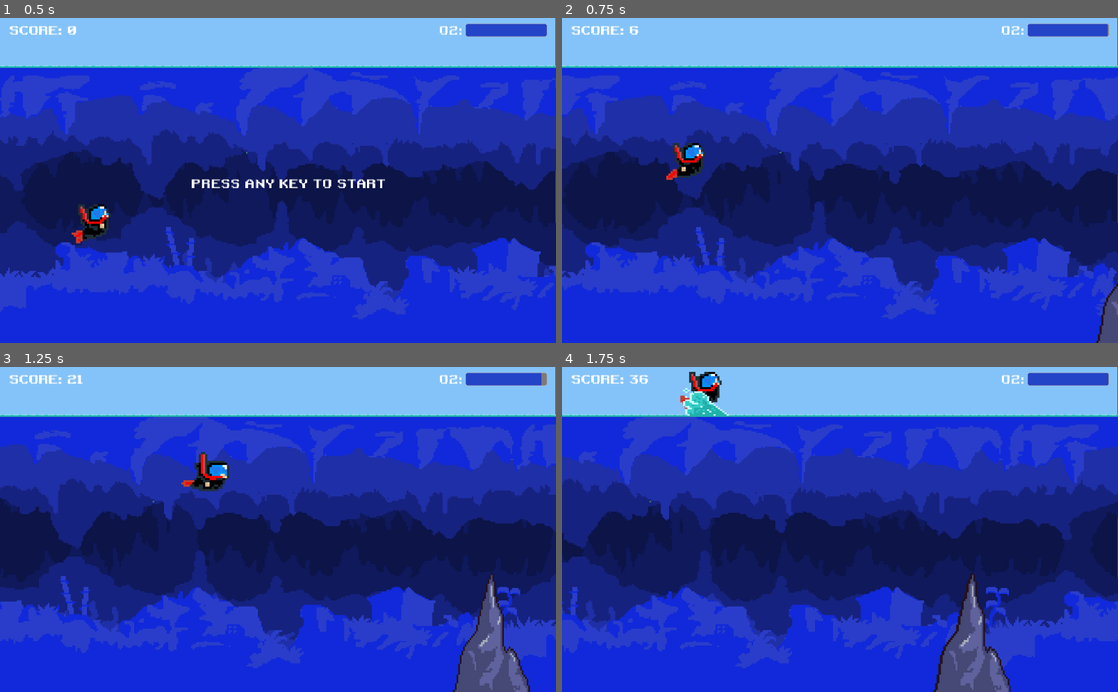
Above: before the commit, frames 1-4 (two rows, left to right).
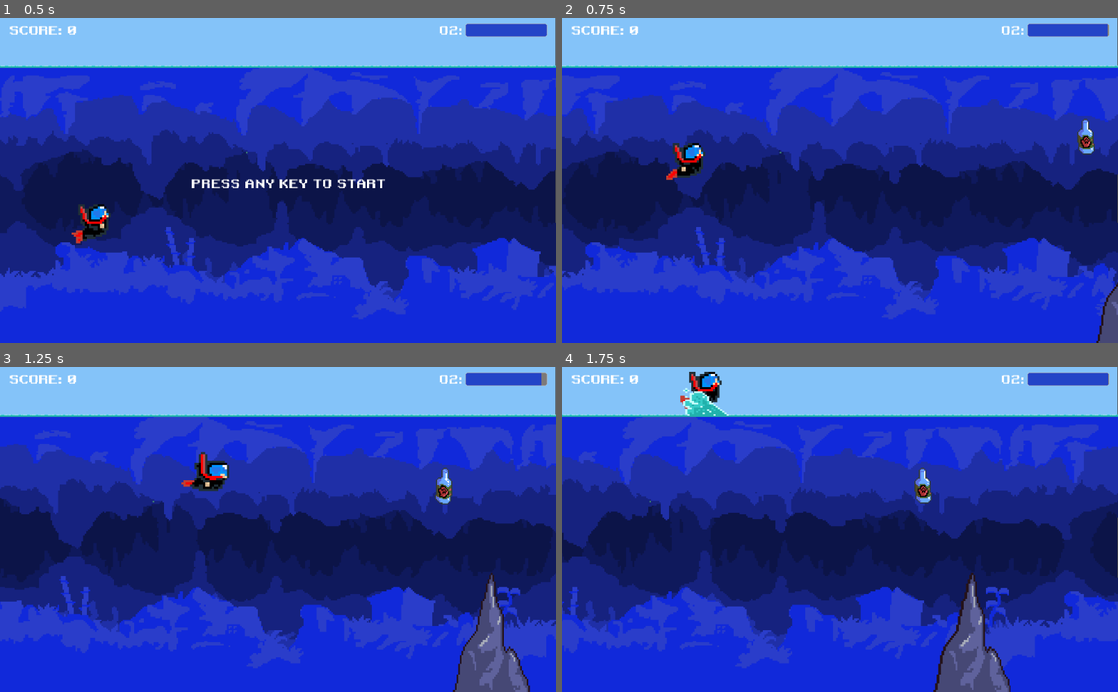
Above: after the commit, the same moments.

Repository: Mikael-Ronnberg/SB-Run
Game: Godot game, scene res://scenes/Main.tscn
Two runs of this game, one before a commit and one after it. Both use one fixed random seed, a clock stepped at 60 frames per second and the inputs below.
Inputs:
- Up to frame 1 (0.5 s): no input
- Up to frame 2 (0.75 s): tap Enter (ui_accept) at 0.5 s; hold Right (ui_right) from 0.53 s (still down); hold Enter (ui_accept) from 0.53 s (still down)
- Up to frame 3 (1.25 s): keep holding Right (ui_right); keep holding Enter (ui_accept)
- Up to frame 4 (1.75 s): release Right (ui_right) at 1.28 s; release Enter (ui_accept) at 1.28 s; hold Left (ui_left) from 1.28 s (still down); tap Enter (ui_accept) at 1.35, 1.52 s

Frame 1 is identical in both runs. In frame 2, 0.3% of the frame differs, in the area x 12-96%, y 2-43%; in frame 3, 0.3%; in frame 4, 0.3%, in the area x 12-67%, y 2-43%.

Commit message:
Fixed oxygen to game_over when 0

Diff:
--- /dev/null
+++ b/scenes/Can.tscn
@@ -0,0 +1,34 @@
+[gd_scene load_steps=6 format=2]
+
+[ext_resource path="res://assets/obstacles/can.png" type="Texture" id=1]
+
+[sub_resource type="AtlasTexture" id=1]
+atlas = ExtResource( 1 )
+region = Rect2( 0, 0, 25, 23 )
+
+[sub_resource type="AtlasTexture" id=2]
+atlas = ExtResource( 1 )
+region = Rect2( 25, 0, 25, 23 )
+
+[sub_resource type="AtlasTexture" id=3]
+atlas = ExtResource( 1 )
+region = Rect2( 50, 0, 25, 23 )
+
+[sub_resource type="SpriteFrames" id=4]
+animations = [ {
+"frames": [ SubResource( 1 ), SubResource( 2 ), SubResource( 3 ) ],
+"loop": true,
+"name": "default",
+"speed": 3.0
+} ]
+
+[node name="Area2D" type="Area2D"]
+scale = Vector2( 1.5, 1.5 )
+
+[node name="CollisionPolygon2D" type="CollisionPolygon2D" parent="."]
+polygon = PoolVector2Array( -11, -3, 1, 9, 6, 9, 10, 6, 10, 2, -2, -11, -8, -10, -11, -4 )
+
+[node name="AnimatedSprite" type="AnimatedSprite" parent="."]
+frames = SubResource( 4 )
+frame = 2
+playing = true
--- a/scenes/WaterLilly.tscn
+++ b/scenes/WaterLilly.tscn
@@ -32,60 +32,68 @@
 position = Vector2( 16, 0 )
 scale = Vector2( 3, 4 )
 frames = SubResource( 4 )
-frame = 2
+frame = 1
 playing = true
 
 [node name="AnimatedSprite7" type="AnimatedSprite" parent="."]
 position = Vector2( 152, 0 )
 scale = Vector2( 3, 4 )
 frames = SubResource( 4 )
-frame = 1
 playing = true
 
 [node name="AnimatedSprite2" type="AnimatedSprite" parent="."]
 position = Vector2( 176, -16 )
 scale = Vector2( 3, 4.5 )
 frames = SubResource( 4 )
-frame = 1
 playing = true
 
 [node name="AnimatedSprite8" type="AnimatedSprite" parent="."]
 position = Vector2( 256, -16 )
 scale = Vector2( 3, 4.5 )
 frames = SubResource( 4 )
-frame = 1
+playing = true
+
+[node name="AnimatedSprite10" type="AnimatedSprite" parent="."]
+position = Vector2( 224, -16 )
+scale = Vector2( 3, 4.5 )
+frames = SubResource( 4 )
 playing = true
 
 [node name="AnimatedSprite5" type="AnimatedSprite" parent="."]
-position = Vector2( 216, -16 )
+position = Vector2( 104, -16 )
 scale = Vector2( 3, 4.5 )
 frames = SubResource( 4 )
-frame = 1
 playing = true
 
 [node name="AnimatedSprite3" type="AnimatedSprite" parent="."]
 position = Vector2( 120, -32 )
 scale = Vector2( 3, 5 )
 frames = SubResource( 4 )
-frame = 1
 playing = true
 
 [node name="AnimatedSprite6" type="AnimatedSprite" parent="."]
 position = Vector2( 48, -32 )
 scale = Vector2( 3, 5 )
 frames = SubResource( 4 )
+frame = 2
+playing = true
+
+[node name="AnimatedSprite9" type="AnimatedSprite" parent="."]
+position = Vector2( 200, -32 )
+scale = Vector2( 3, 5 )
+frames = SubResource( 4 )
+frame = 1
 playing = true
 
 [node name="AnimatedSprite4" type="AnimatedSprite" parent="."]
 position = Vector2( 72, -16 )
 scale = Vector2( 3, 4.5 )
 frames = SubResource( 4 )
-frame = 1
 playing = true
 
 [node name="CollisionShape2D" type="CollisionPolygon2D" parent="."]
 position = Vector2( 124, 0 )
-polygon = PoolVector2Array( -124, 128, -140, 88, -132, 8, -1 …(138 unchanged characters)… 20, -152, 20, -120, 28, -152, 44, -160, 68, -160, 68, -152, 76, -144, 100, -168, 108, -1 …(108 unchanged characters)…
+polygon = PoolVector2Array( -124, 128, -140, 88, -132, 8, -1 …(138 unchanged characters)… 20, -152, 20, -120, 28, -152, 44, -160, 84, -184, 68, -152, 76, -144, 100, -168, 108, -1 …(108 unchanged characters)…
 
 [node name="VisibilityNotifier2D" type="VisibilityNotifier2D" parent="."]
 
--- a/scenes/bottle.tscn
+++ b/scenes/bottle.tscn
@@ -1,6 +1,8 @@
-[gd_scene load_steps=7 format=2]
+[gd_scene load_steps=8 format=2]
 
 [ext_resource path="res://assets/obstacles/bottle.png" type="Texture" id=1]
+
+[sub_resource type="GDScript" id=6]
 
 [sub_resource type="AtlasTexture" id=1]
 atlas = ExtResource( 1 )
@@ -27,6 +29,7 @@
 } ]
 
 [node name="Bottle" type="Area2D"]
+script = SubResource( 6 )
 
 [node name="AnimatedSprite" type="AnimatedSprite" parent="."]
 scale = Vector2( 2, 2 )
--- a/scripts/Main.gd
+++ b/scripts/Main.gd
@@ -1,16 +1,24 @@
 extends Node
+
 
 var stag_bottom_scene = preload("res://scenes/Stag1.tscn")
 var waterplant_scene = preload("res://scenes/WaterLilly.tscn")
 var crab_scene = preload("res://scenes/Crab.tscn")
 
+var bottle_scene = preload("res://scenes/bottle.tscn")
+var can_scene = preload("res://scenes/Can.tscn")
+
 var obstacles_types := [stag_bottom_scene, waterplant_scene ]
+var litter_types :=[bottle_scene, can_scene]
 var obstacles : Array = []
+var litter : Array = []
+var last_litter = null
 var last_obs = null
 var distance : int
 var speed : int
 var screen_size : Vector2
 var game_running : bool
+var score : int
 
 const SWIMMER_START_POS = Vector2(176, 380)
 const CAM_START_POS = Vector2(516, 300)
@@ -29,26 +37,35 @@
 	screen_size = get_viewport().size
 	$GameOver/Button.connect("pressed", self, "new_game")
 	new_game()
-
 	oxygen_bar.set_player(player_instance)
 	oxygen_timer.connect("timeout", self, "_on_OxygenTimer_timeout")
 	oxygen_timer.wait_time = 0.1
 	oxygen_timer.start()
 
 func new_game():
-
 	# Reset variables
 	game_running = false
 	player_instance.set_gravity_enabled(false)
 	get_tree().paused = false
 	distance = 0
+	score = 0
+	last_litter = null
+	last_obs = null
 	show_distance()
 
-	#Delete obstacles
+# Clear obstacles
 	for obs in obstacles:
-		if obs is Node:
-			obs.queue_free()
-	obstacles.clear()
+		obs.queue_free()
+	obstacles = []
+
+	# Clear litter
+	for litt in litter:
+		litt.queue_free()
+	litter  = []
+
+	#Reset player
+	player_instance.oxygen = player_instance.MAX_OXYGEN
+	player_instance.change_oxygen(0)
 
 	#Reset nodes
 	$Swimmer.position = SWIMMER_START_POS
@@ -67,6 +84,7 @@
 		speed = START_SPEED
 		water_area.check_water_conditions($Swimmer)
 		generate_obs()
+		generate_litter()
 		show_distance()
 
 		$Swimmer.position.x += speed
@@ -79,17 +97,21 @@
 		if $Camera2D.position.x - $Water.position.x > screen_size.x * 1.5:
 			$Water.position.x += screen_size.x
 
-
-	#Clean up obsticles
+	#Clean up objects
 		for obs in obstacles:
-			if obs.position.x < ($Camera2D.position.x - screen_size.x):
-				remove_obs(obs)
+			if obs.position.x < distance - 280:
+				remove_obj(obs, obstacles)
+		for litt in litter:
+			if litt.position.x < distance - 280:
+				remove_obj(litt, litter)
 	else:
 		if Input.is_action_pressed("ui_accept"):
 			game_running = true
 			$Hud.get_node("Press").hide()
 			$GameOver.hide()
 			player_instance.set_gravity_enabled(true)
+
+
 
 func generate_obs():
 	if obstacles.empty() or last_obs.position.x < distance - rand_range(300, 500):
@@ -113,18 +135,40 @@
 			add_obs(obs, obs_x, obs_y)
 
 
+func generate_litter():
+	if litter.empty() or last_litter.position.x < distance - rand_range(300, 500):
+		var litter_type = litter_types[randi() % litter_types.size()]
+		var litt = litter_type.instance()
+		var litt_x : float = screen_size.x + distance + 10
+		var litt_y : float = rand_range(80, 450)
+		add_litter(litt, litt_x, litt_y)
+		last_litter = litt
 
 func add_obs(obs, x, y):
 	obs.position = Vector2(x, y)
 	if obs.name != "WaterLilly":
 		obs.connect("body_entered", self, "hit_obs")
-
 	add_child(obs)
 	obstacles.append(obs)
 
-func remove_obs(obs):
-	obs.queue_free()
-	obstacles.erase(obs)
+func add_litter(litt, x, y):
+	litt.position = Vector2(x, y)
+	add_child(litt)
+	litter.append(litt)
+	litt.connect("body_entered", self, "_on_litter_body_entered", [litt])
+
+func _on_litter_body_entered(body, litter_instance):
+	if body.name == "Swimmer":
+		pick_litter(litter_instance)
+
+func pick_litter(litt):
+		score += 1
+		score_label.text = "SCORE: " + str(score)
+		remove_obj(litt, litter)
+
+func remove_obj(obj, arr):
+	obj.queue_free()
+	arr.erase(obj)
 
 func hit_obs(body):
 	if body.name == "Swimmer":
@@ -132,7 +176,7 @@
 
 
 func show_distance():
-	score_label.text = "SCORE: " + str(distance / DISTANCE_MODIFIER)
+	score_label.text = "SCORE: " + str(score)
 
 func _on_OxygenTimer_timeout():
 	if game_running:
--- a/scripts/Swimmer.gd
+++ b/scripts/Swimmer.gd
@@ -7,33 +7,45 @@
 var gravity_enabled = false
 var is_tangled = false
 
-var MAX_OXYGEN = 100
-var oxygen = MAX_OXYGEN
+var oxygen : int
+
+const MAX_OXYGEN = 100
 const OXYGEN_DECREASE_RATE : float = 1.0
 const OXYGEN_INCREASE_RATE : float = 10.0
 
 const GRAVITY : int = 2200
 const SWIM_SPEED : int = -600
 const MOVE_SPEED : int = 18000
+const TANGLED_MOVE_SPEED : int  = 7000
+const TANGLED_SPEED : int = -30
 
 func _ready():
 	in_water = true
+	oxygen = MAX_OXYGEN
 
 func _physics_process(delta):
 	process_movement(delta)
 	process_gravity(delta)
+	if oxygen == 0:
+		get_parent().game_over()
 
 func process_movement(delta):
 	velocity.x = 0
 	if Input.is_action_pressed("ui_right"):
-		velocity.x += MOVE_SPEED * delta
+		if is_tangled:
+			velocity.x += TANGLED_MOVE_SPEED * delta
+		else:
+			velocity.x += MOVE_SPEED * delta
 	if Input.is_action_pressed("ui_left"):
 		velocity.x -= MOVE_SPEED * delta
 	velocity = move_and_slide(velocity, Vector2.UP)
 
 	if in_water:
 		if Input.is_action_pressed("ui_accept"):
-			velocity.y = SWIM_SPEED
+			if is_tangled:
+				velocity.y = TANGLED_SPEED
+			else:
+				velocity.y = SWIM_SPEED
 			$AnimatedSprite.play("swim")
 		elif velocity.y > 0:
 			$AnimatedSprite.play("idle")
@@ -43,6 +55,8 @@
 		if in_water:
 			velocity.y += GRAVITY * delta * 0.5
 			change_oxygen(-OXYGEN_DECREASE_RATE * delta)
+			if is_tangled:
+				change_oxygen(-OXYGEN_DECREASE_RATE * (delta + 1))
 		else:
 			velocity.y += GRAVITY * delta
 			change_oxygen(OXYGEN_INCREASE_RATE * delta)
--- a/scripts/WaterLilly.gd
+++ b/scripts/WaterLilly.gd
@@ -4,7 +4,6 @@
 	pass
 
 func _on_WaterLilly_body_entered(body):
-	print("entereing")
 	body.is_tangled = true
 
 
Binary file removed: scenes/Retro Gaming.ttf
